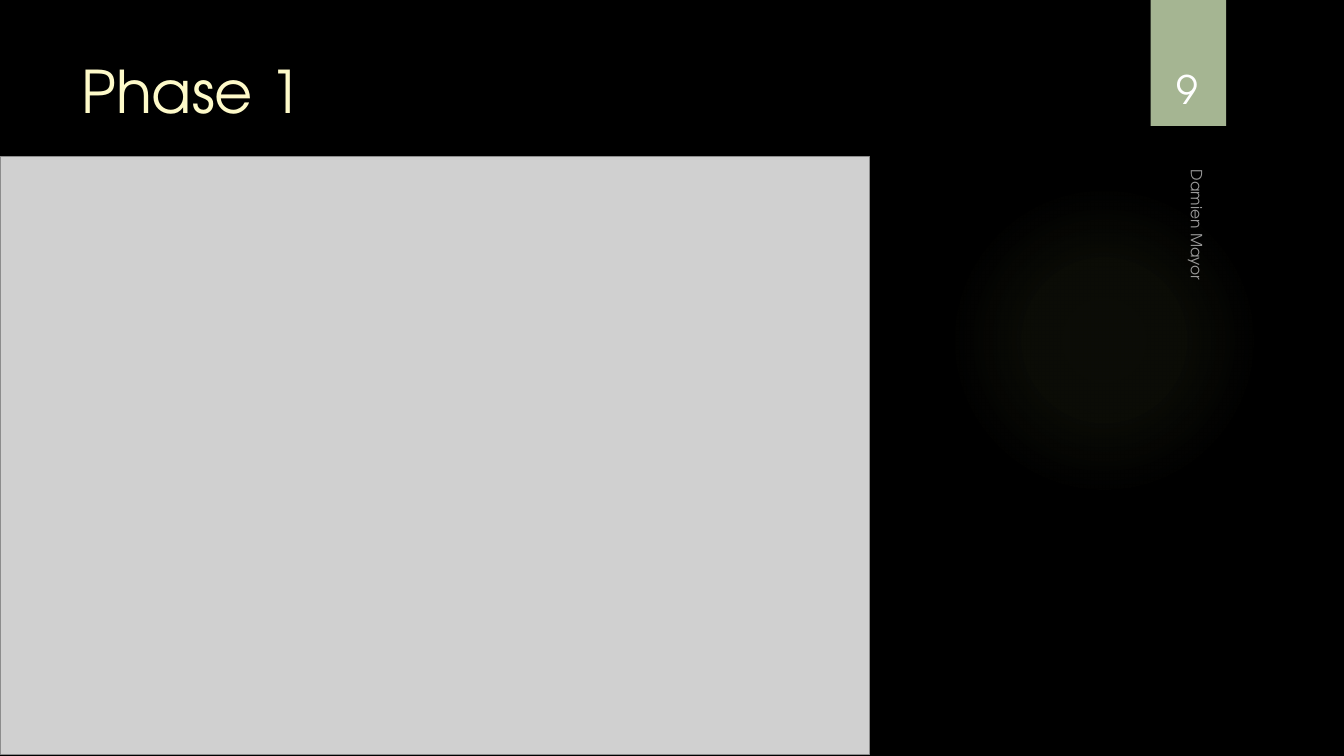
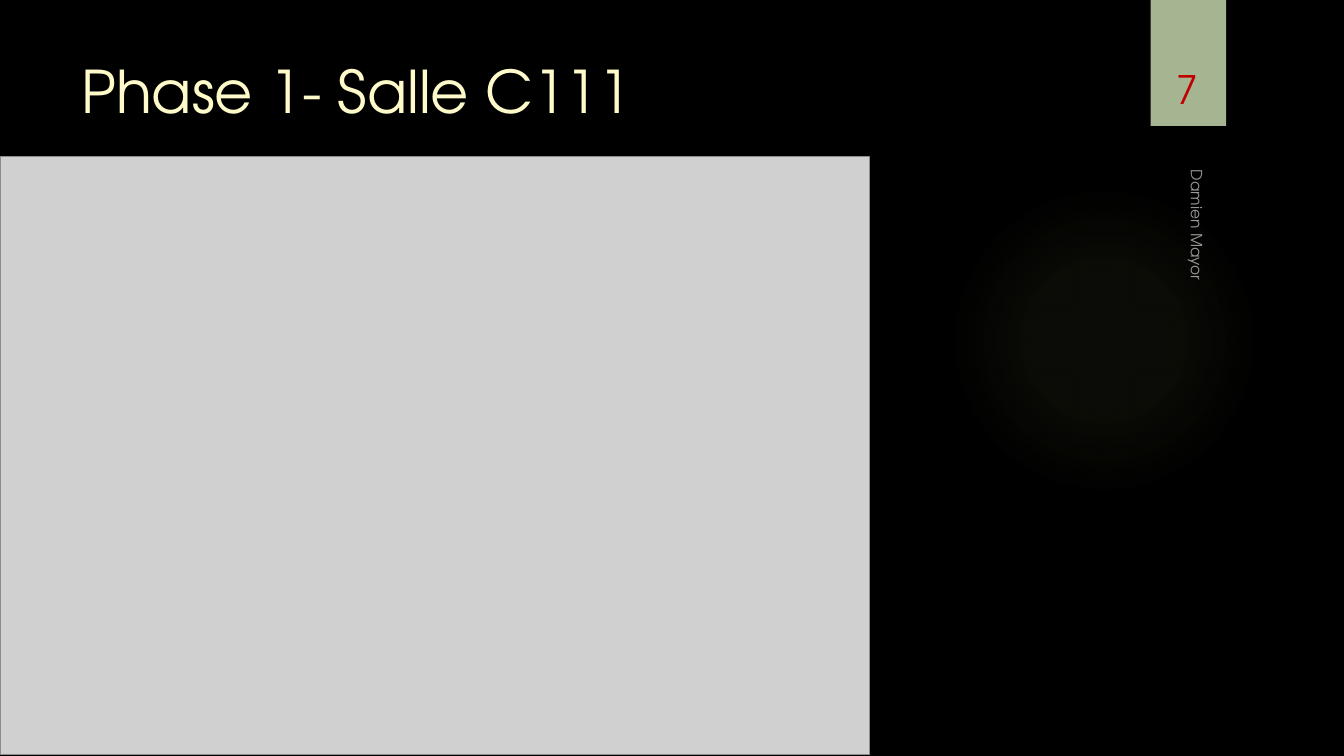
Before and after one commit to damienmayor/TPI, a slide deck: slide 7 of Présentation/Présentation TPI DMA.pptx (slide 9 before the commit). Drawn at 1344x756 pixels with LibreOffice and Linux fonts; fonts in the diff are those of the drawing; grey boxes stand for pictures; background and template pictures are left out. Boxes give left, top, right and bottom in pixels: in the first picture for what was removed or moved away, otherwise in the second. Text is boxed around its words. In the diff, an @@ line names an element or a change of style, - is before the commit and + after.

```diff
--- a/Présentation/Présentation TPI DMA.pptx
+++ b/Présentation/Présentation TPI DMA.pptx
@@ title at (81, 68, 631, 114): text changed @@
-Phase 1
+Phase 1- Salle C111
@@ page number at (1177, 75, 1199, 104): text changed; text colour #FFFFFF to #C00000 @@
-9
+7
```
Also in this commit, not shown: 11 other slides changed, 4 slides added, 4 slides removed, 1 other file.
